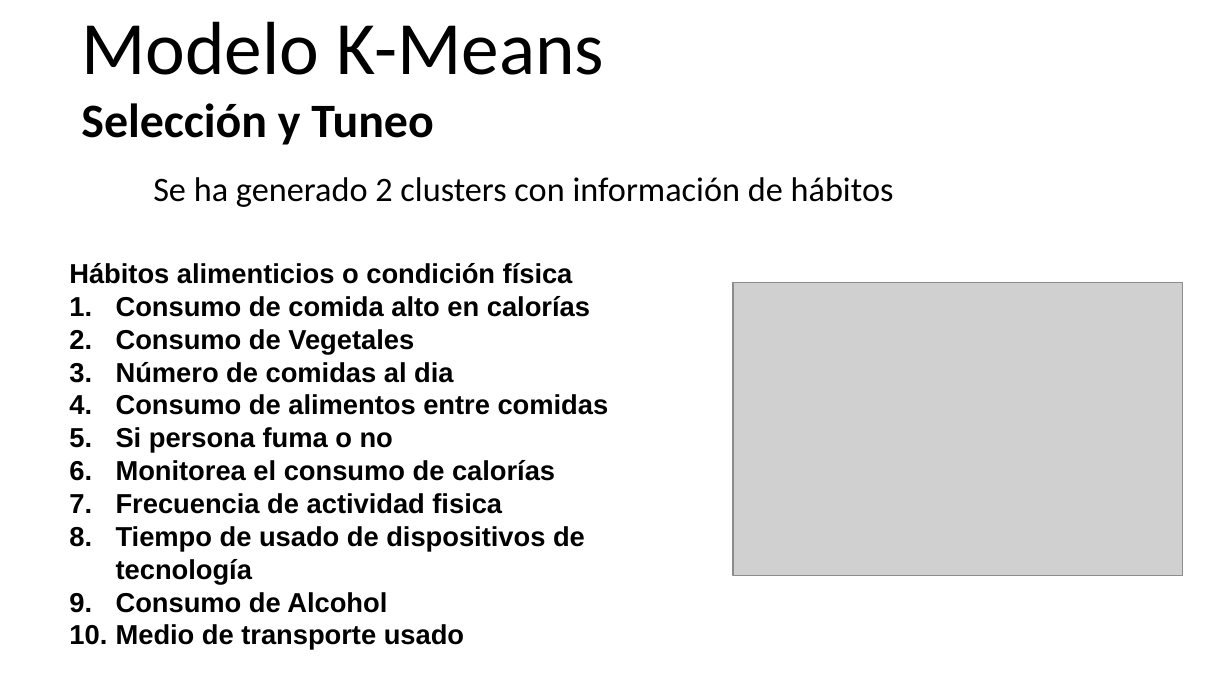
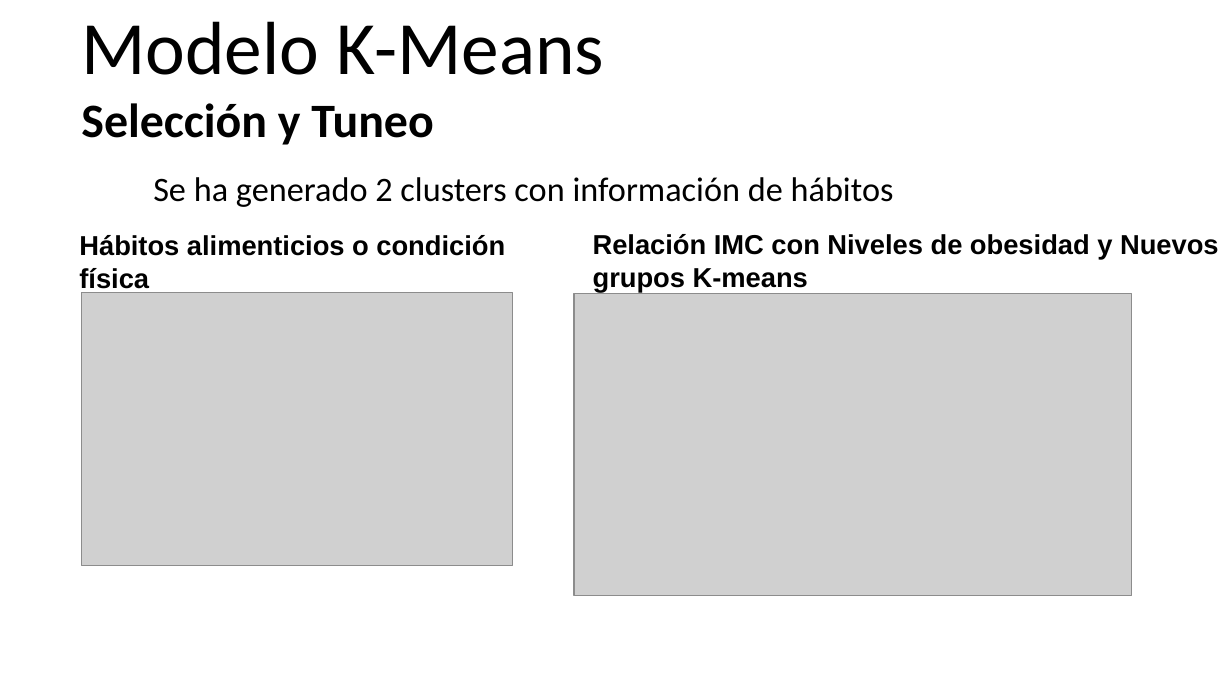
Before and after one commit to niwdehu/ProyectoFinal_INF648, a slide deck: slide 3 of Docs/4.0Clusters.pptx. Drawn at 1232x693 pixels with LibreOffice and Linux fonts; fonts in the diff are those of the drawing; grey boxes stand for pictures. Boxes give left, top, right and bottom in pixels: in the first picture for what was removed or moved away, otherwise in the second. Text is boxed around its words. In the diff, an @@ line names an element or a change of style, - is before the commit and + after.

Commit message:
ppts

```diff
--- a/Docs/4.0Clusters.pptx
+++ b/Docs/4.0Clusters.pptx
@@ text "Hábitos alimenticios o condición física": place and size @@
-text "Hábitos alimenticios o condición física" at (69, 263, 609, 650)
+text "Hábitos alimenticios o condición física" at (79, 235, 505, 294)
@@ text added at (593, 234, 1219, 292), 16 pt, text #000000, bold @@
+Relación IMC con Niveles de obesidad y Nuevos grupos K-means
@@ picture added at (81, 292, 513, 565) @@
@@ text at (116, 296, 609, 650): paragraphs removed @@
-1. Consumo de comida alto en calorías
-2. Consumo de Vegetales
-3. Número de comidas al dia
-4. Consumo de alimentos entre comidas
-5. Si persona fuma o no
-6. Monitorea el consumo de calorías
-7. Frecuencia de actividad fisica
-8. Tiempo de usado de dispositivos de tecnología
-9. Consumo de Alcohol
-10. Medio de transporte usado
@@ picture: place and size @@
-picture at (733, 282, 1183, 575)
+picture at (574, 293, 1132, 595)
```
Also in this commit, not shown: 2 other slides changed, 2 slides removed, 1 other file.
